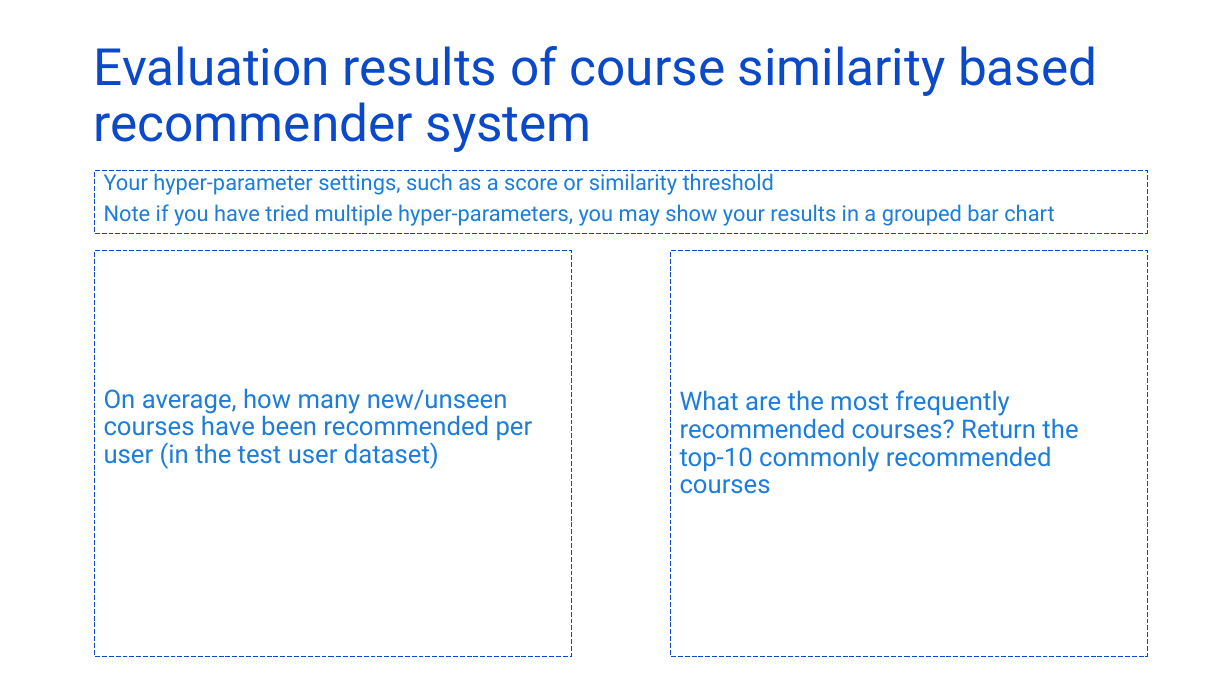
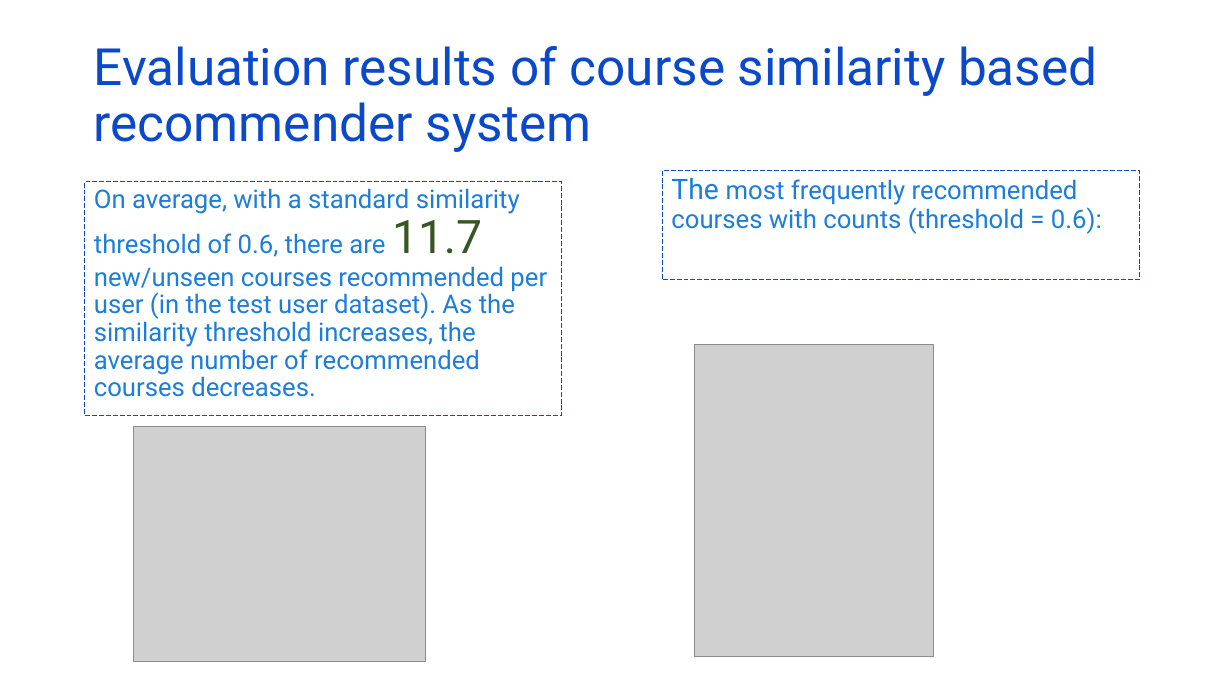
Before and after one commit to kymayodeji/ibm_ml_course, a slide deck: slide 13 of course6_Capstone/ml-capstone-template-coursera.pptx (slide 14 before the commit). Drawn at 1232x693 pixels with LibreOffice and Linux fonts; fonts in the diff are those of the drawing; grey boxes stand for pictures. Boxes give left, top, right and bottom in pixels: in the first picture for what was removed or moved away, otherwise in the second. Text is boxed around its words. In the diff, an @@ line names an element or a change of style, - is before the commit and + after.

Commit message:
updated course 6 labs and completed capstone ppt

```diff
--- a/course6_Capstone/ml-capstone-template-coursera.pptx
+++ b/course6_Capstone/ml-capstone-template-coursera.pptx
@@ rectangle removed at (x1=94, y1=171, x2=1148, y2=234) @@
-Your hyper-parameter settings, such as a score or similarity threshold
-Note if you have tried multiple hyper-parameters, you may show your results in a grouped bar chart
@@ rectangle "The most frequently recommended courses ..." resized from (x1=670, y1=250, x2=1147, y2=656) to (x1=663, y1=171, x2=1140, y2=280) @@
@@ text in rectangle at (x1=671, y1=178, x2=1102, y2=234): text changed @@
-What are the most frequently recommended courses? Return the top-10 commonly recommended courses
+The most frequently recommended courses with counts (threshold = 0.6):
@@ rectangle "On average, with a standard ..." resized from (x1=94, y1=250, x2=571, y2=656) to (x1=85, y1=182, x2=562, y2=416) @@
@@ text in rectangle at (x1=94, y1=188, x2=547, y2=397): text changed @@
-On average, how many new/unseen courses have been recommended per user (in the test user dataset)
+On average, with a standard similarity threshold of 0.6, there are 11.7 new/unseen courses recommended per user (in the test user dataset). As the similarity threshold increases, the average number of recommended courses decreases.
@@ picture added at (x1=695, y1=345, x2=934, y2=656) @@
@@ picture added at (x1=134, y1=426, x2=426, y2=662) @@
```
Also in this commit, not shown: 5 other slides changed, 7 slides added, 8 slides removed, 9 other files.
